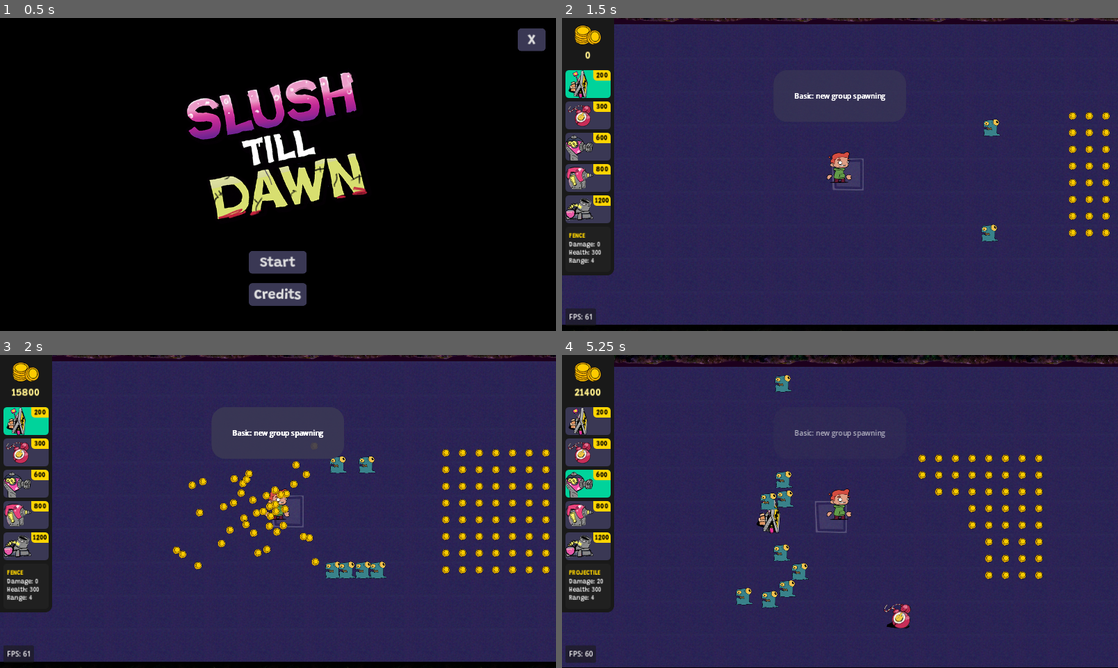
Above: before the commit, frames 1-4 (two rows, left to right).
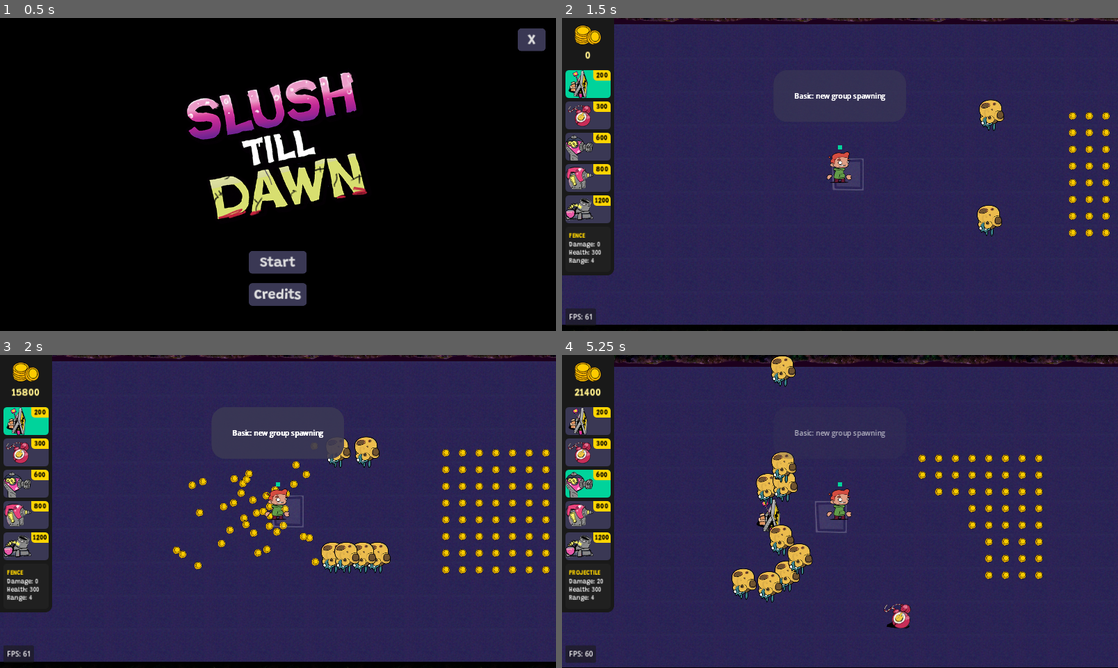
Above: after the commit, the same moments.

Repository: Slushie-Defense/Slushie
Game: Godot game, scene res://Levels/SplashScreen/SplashScreen.tscn
Same seed, same stepped clock (60 frames per second), same inputs: the game is played once before the commit and once after it. Sound files missing from this copy of the repository are replaced by a short silence.
Inputs:
- Up to frame 1 (0.5 s): no input
- Up to frame 2 (1.5 s): click "Start" at 0.5 s; tap Enter (StartButton) at 1.25 s; hold Right (RightButton) from 1.28 s (still down); hold Space (ActionButton) from 1.28 s (still down)
- Up to frame 3 (2 s): keep holding Right (RightButton); keep holding Space (ActionButton)
- Up to frame 4 (5.25 s): release Right (RightButton) at 2.03 s; release Space (ActionButton) at 2.03 s; hold Down (DownButton) 2.03-2.78 s; tap Tab (SelectItemButton) at 2.1 s; hold Right (RightButton) 2.78-3.53 s; tap Enter (StartButton) at 2.85, 5.1 s; hold Up (UpButton) 3.53-4.28 s; tap Space (ActionButton) at 3.6 s; hold Tab (SelectItemButton) 4.28-5.03 s; hold Left (LeftButton) from 4.28 s (still down)

Frame 1 is identical in both runs. In frame 2, 0.8% of the frame differs, in the area x 49-80%, y 26-72%; in frame 3, 2.0%; in frame 4, 3.1%, in the area x 30-51%, y 0-81%.

Commit message:
Enemy Classes

Diff:
--- a/Autoload/UnitData.gd
+++ b/Autoload/UnitData.gd
@@ -11,14 +11,24 @@
 var PROJECTILE : StructureData = StructureData.new()
 
 # Enemy types
-enum enemy_list { TANK, FLOATER, GRUNT, SPITTER }
+enum enemy_list { BASIC, TANK, FLOATER, GRUNT, SPITTER }
+
+# Enemies
+var BASIC : EnemyData = EnemyData.new()
+var GRUNT : EnemyData = EnemyData.new()
+var TANK : EnemyData = EnemyData.new()
+var SPITTER : EnemyData = EnemyData.new()
+var FLOATER : EnemyData = EnemyData.new()
+
 
 func _ready():
+	# STRUCTURES
 	# Setup FENCE
 	FENCE.attack_damage = 0.0
 	FENCE.type = structure_list.FENCE
 	FENCE.unit_name = "FENCE"
 	FENCE.cost = 200
+	FENCE.ui_sprite = load("res://Sprites/Structures/Fence/128x192Fence.png")
 	# Setup LANDMINE
 	LANDMINE.attack_damage = 100.0
 	LANDMINE.delay_before_explode = 0.5
@@ -27,6 +37,7 @@
 	LANDMINE.cost = 300
 	LANDMINE.attack_radius = 80.0
 	LANDMINE.attack_range = 160.0
+	LANDMINE.ui_sprite = load("res://Sprites/Structures/Landmine/128x192Landmine.png")
 	# Setup SIEGE
 	SIEGE.attack_damage = 100.0
 	SIEGE.type = structure_list.SIEGE
@@ -34,6 +45,7 @@
 	SIEGE.cost = 1200
 	SIEGE.attack_radius = 128.0
 	SIEGE.attack_range = 640.0
+	SIEGE.ui_sprite = load("res://Sprites/Structures/Siege/128x192Siege.png")
 	# Setup INSTANT hit
 	INSTANT.attack_damage = 15.0
 	INSTANT.type = structure_list.INSTANT
@@ -41,6 +53,7 @@
 	INSTANT.cost = 800
 	INSTANT.attack_radius = 160.0
 	INSTANT.attack_range = 384.0
+	INSTANT.ui_sprite = load("res://Sprites/Structures/Instant/128x192Instant.png")
 	# Setup PROJECTILE hit
 	PROJECTILE.attack_damage = 20.0
 	PROJECTILE.type = structure_list.PROJECTILE
@@ -48,3 +61,66 @@
 	PROJECTILE.cost = 600
 	PROJECTILE.attack_radius = 128.0
 	PROJECTILE.attack_range = 512.0
+	PROJECTILE.ui_sprite = load("res://Sprites/Structures/Projectile/128x192Projectile.png")
+
+	# ENEMIES
+	# Setup BASIC
+	BASIC.unit_name = "Basic"
+	BASIC.health = 100
+	BASIC.coin_drop_value = 100.0
+	BASIC.attack_speed = 1.0 # Delay between attacks
+	BASIC.attack_range = 64 # In pixels
+	BASIC.attack_damage = 100
+	BASIC.acceleration = 2000
+	BASIC.max_speed = 100
+	BASIC.vision_radius = 160
+	BASIC.basic_sprite = load("res://Sprites/Characters/Enemies/Basic/Basic256x256.png")
+	BASIC.collision_shape_radius = 32
+	# Setup GRUNT
+	GRUNT.unit_name = "Grunt"
+	GRUNT.health = 100
+	GRUNT.coin_drop_value = 100.0
+	GRUNT.attack_speed = 1.0 # Delay between attacks
+	GRUNT.attack_range = 64 # In pixels
+	GRUNT.attack_damage = 50
+	GRUNT.acceleration = 2000
+	GRUNT.max_speed = 200
+	GRUNT.vision_radius = 160
+	GRUNT.basic_sprite = load("res://Sprites/Characters/Enemies/Grunt/Grunt256x256.png")
+	GRUNT.collision_shape_radius = 48
+	# Setup TANK
+	TANK.unit_name = "Tank"
+	TANK.health = 1000
+	TANK.coin_drop_value = 100.0
+	TANK.attack_speed = 1.0 # Delay between attacks
+	TANK.attack_range = 64 # In pixels
+	TANK.attack_damage = 100
+	TANK.acceleration = 2000
+	TANK.max_speed = 50
+	TANK.vision_radius = 160
+	TANK.basic_sprite = load("res://Sprites/Characters/Enemies/Tank/Tank256x256.png")
+	TANK.collision_shape_radius = 64
+	# Setup SPITTER
+	SPITTER.unit_name = "Spitter"
+	SPITTER.health = 100
+	SPITTER.coin_drop_value = 100.0
+	SPITTER.attack_speed = 1.0 # Delay between attacks
+	SPITTER.attack_range = 64 # In pixels
+	SPITTER.attack_damage = 100
+	SPITTER.acceleration = 1000
+	SPITTER.max_speed = 25
+	SPITTER.vision_radius = 160
+	SPITTER.basic_sprite = load("res://Sprites/Characters/Enemies/Spitter/Spitter256x256.png")
+	SPITTER.collision_shape_radius = 56
+	# Setup FLOATER
+	FLOATER.unit_name = "Floater"
+	FLOATER.health = 100
+	FLOATER.coin_drop_value = 100.0
+	FLOATER.attack_speed = 1.0 # Delay between attacks
+	FLOATER.attack_range = 64 # In pixels
+	FLOATER.attack_damage = 100
+	FLOATER.acceleration = 2000
+	FLOATER.max_speed = 100
+	FLOATER.vision_radius = 160
+	FLOATER.basic_sprite = load("res://Sprites/Characters/Enemies/Floater/Floater256x256.png")
+	FLOATER.collision_shape_radius = 32
--- a/Entities/Classes/EnemyData.gd
+++ b/Entities/Classes/EnemyData.gd
@@ -3,6 +3,7 @@
 
 var unit_name : String = "Grunt"
 var health : int = 100
+var collision_shape_radius : int = 32
 
 var coin_drop_value : float = 100.0
 
@@ -13,3 +14,5 @@
 var acceleration : float = 2000
 var max_speed : float = 100
 var vision_radius : int = 160
+
+var basic_sprite = load("res://Sprites/Characters/Enemies/Basic/Basic256x256.png")
--- a/Entities/Classes/StructureData.gd
+++ b/Entities/Classes/StructureData.gd
@@ -14,3 +14,5 @@
 var attack_damage : int = 100
 var attack_range : float = 512.0
 var attack_radius : float = 96.0
+
+var ui_sprite = load("res://Sprites/Structures/Fence/128x192Fence.png")
--- a/Entities/Enemy/Enemy.gd
+++ b/Entities/Enemy/Enemy.gd
@@ -2,6 +2,13 @@
 
 # Enemy Data
 var enemy_data : EnemyData = EnemyData.new()
+@export var enemy_type : UnitData.enemy_list = UnitData.enemy_list.BASIC
+
+# Sprite
+@onready var character_sprite : Sprite2D = $CharacterSprite
+
+# Collision Shape
+@onready var collision_shape : CollisionShape2D = $CollisionShape2D
 
 # Health
 @onready var health : ProgressBar = $Healthbar
@@ -32,13 +39,36 @@
 func _ready():
 	# Behavior after the Gas Station is destroyed
 	Main.signal_gas_station_destroyed.connect(_gas_station_destroyed)
+	# Set enemy type
+	_set_enemy_type()
 	# Set health
 	health.set_max_health(enemy_data.health)
+	print(str(enemy_data.unit_name) + " Health: " + str(enemy_data.health))
 	health.signal_custom_health_is_zero.connect(_event_health_is_zero)
 	# Set attack speed
 	_update_attack_speed() # Set to default
 	# Update vision radius
 	_update_vision_radius()
+
+func _set_enemy_type():
+	# Set the enemy type
+
+	match enemy_type:
+		UnitData.enemy_list.BASIC:
+			enemy_data = UnitData.BASIC
+		UnitData.enemy_list.GRUNT:
+			enemy_data = UnitData.GRUNT
+		UnitData.enemy_list.SPITTER:
+			enemy_data = UnitData.SPITTER
+		UnitData.enemy_list.FLOATER:
+			enemy_data = UnitData.FLOATER
+		UnitData.enemy_list.TANK:
+			enemy_data = UnitData.TANK
+
+	# Set texture
+	character_sprite.texture = enemy_data.basic_sprite
+	# Set collision shape
+	collision_shape.shape.radius = enemy_data.collision_shape_radius
 
 func _update_vision_radius():
 	# Update the enemy vision radius -- Right now it is just a circle
--- a/Entities/Enemy/Enemy.tscn
+++ b/Entities/Enemy/Enemy.tscn
@@ -1,7 +1,7 @@
 [gd_scene load_steps=7 format=3 uid="uid://digh6puar70w0"]
 
 [ext_resource type="Script" path="res://Entities/Enemy/Enemy.gd" id="1_ff1tq"]
-[ext_resource type="Texture2D" uid="uid://br56ctgvvdblx" path="res://Sprites/Characters/EnemyBasic.png" id="2_m7w64"]
+[ext_resource type="Texture2D" uid="uid://btjbfqytox3d2" path="res://Sprites/Characters/Enemies/Basic/Basic256x256.png" id="2_buj6r"]
 [ext_resource type="PackedScene" uid="uid://bvke1fhsiyvft" path="res://Entities/Health/HealthBar.tscn" id="3_2jk0x"]
 [ext_resource type="Texture2D" uid="uid://cqq1ir1pgg75q" path="res://Sprites/Circles/128x128-DottedCircle.png" id="3_jff1g"]
 
@@ -17,13 +17,14 @@
 collision_mask = 15
 motion_mode = 1
 script = ExtResource("1_ff1tq")
+enemy_type = 2
 
 [node name="CollisionShape2D" type="CollisionShape2D" parent="."]
 z_index = 1
 shape = SubResource("CircleShape2D_o6l61")
 
 [node name="CharacterSprite" type="Sprite2D" parent="."]
-texture = ExtResource("2_m7w64")
+texture = ExtResource("2_buj6r")
 
 [node name="Vision" type="Area2D" parent="."]
 collision_layer = 8
--- a/Entities/Player/Player.tscn
+++ b/Entities/Player/Player.tscn
@@ -1,7 +1,7 @@
 [gd_scene load_steps=6 format=3 uid="uid://bj2450c708xsx"]
 
 [ext_resource type="Script" path="res://Entities/Player/Player.gd" id="1_p727u"]
-[ext_resource type="Texture2D" uid="uid://us56diwpb5tb" path="res://Sprites/Characters/PlayerPlaceholder.png" id="2_aqwo0"]
+[ext_resource type="Texture2D" uid="uid://us56diwpb5tb" path="res://Sprites/Characters/Player/Player128x192.png" id="2_aqwo0"]
 [ext_resource type="PackedScene" uid="uid://bvke1fhsiyvft" path="res://Entities/Health/HealthBar.tscn" id="3_4agde"]
 [ext_resource type="PackedScene" uid="uid://cjvvi1wm1eukc" path="res://Entities/Managers/BuildingManager/BuildingManager.tscn" id="4_rd020"]
 
@@ -10,6 +10,7 @@
 
 [node name="Player" type="CharacterBody2D"]
 visibility_layer = 32
+z_index = 10
 collision_layer = 2
 script = ExtResource("1_p727u")
 
@@ -23,8 +24,9 @@
 texture = ExtResource("2_aqwo0")
 
 [node name="Healthbar" parent="." instance=ExtResource("3_4agde")]
-offset_top = -56.0
-offset_bottom = -24.0
+z_index = 11
+offset_top = -112.0
+offset_bottom = -80.0
 
 [node name="BuildingManager" parent="." instance=ExtResource("4_rd020")]
 visibility_layer = 4
--- a/Entities/Structures/Structure.gd
+++ b/Entities/Structures/Structure.gd
@@ -63,9 +63,11 @@
 	# Set health
 	health.set_max_health(structure_class.health)
 
+	# Set placeholder sprite
+	structure_sprite.texture = structure_class.ui_sprite
+
 	# If its a fence, do not create a weapon base
 	if structure_class.type == structure_type.FENCE:
-		structure_sprite.texture = load("res://Sprites/Structures/128x192Fence.png")
 		return # Early exit
 
 	# Note if a weapon base has been attached
@@ -78,18 +80,6 @@
 	# Set weapon type
 	weapon_base.weapon_data = structure_class
 
-	# Setup structure
-	match structure_class.type:
-		structure_type.SIEGE:
-			structure_sprite.texture = load("res://Sprites/Structures/128x192Siege.png")
-		structure_type.INSTANT:
-			structure_sprite.texture = load("res://Sprites/Structures/128x192Instant.png")
-		structure_type.PROJECTILE:
-			structure_sprite.texture = load("res://Sprites/Structures/128x192Projectile.png")
-		structure_type.LANDMINE:
-			set_collision_layer_value(3, false) # Turn off the collision layer so that enemies can walk through it and do not attack it
-			structure_sprite.texture = load("res://Sprites/Structures/128x192Landmine.png")
-
 	# Add to structure
 	add_child(weapon_base)
 
Binary file added: Sprites/Characters/Enemies/Basic/Basic256x256.png
Not shown, added: Sprites/Characters/Enemies/Basic/Basic256x256.png.import
Renamed: Sprites/Characters/Floater256x256.png -> Sprites/Characters/Enemies/Floater/Floater256x256.png
Not shown, added: Sprites/Characters/Enemies/Floater/Floater256x256.png.import
Renamed: Sprites/Characters/Grunt256x256.png -> Sprites/Characters/Enemies/Grunt/Grunt256x256.png
Not shown, added: Sprites/Characters/Enemies/Grunt/Grunt256x256.png.import
Renamed: Sprites/Characters/Spitter256x256.png -> Sprites/Characters/Enemies/Spitter/Spitter256x256.png
Not shown, added: Sprites/Characters/Enemies/Spitter/Spitter256x256.png.import
Renamed: Sprites/Characters/Tank256x256.png -> Sprites/Characters/Enemies/Tank/Tank256x256.png
Not shown, added: Sprites/Characters/Enemies/Tank/Tank256x256.png.import
Binary file removed: Sprites/Characters/EnemyBasic.png
Not shown, removed: Sprites/Characters/EnemyBasic.png.import
(and 26 more such lines)
